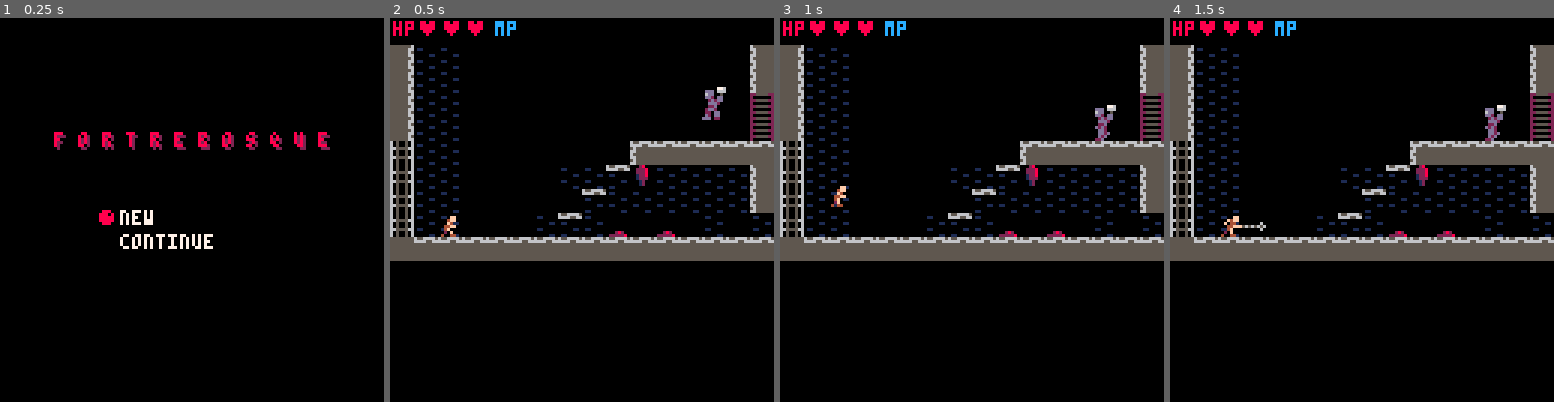
Above: before the commit, frames 1-4 (left to right).
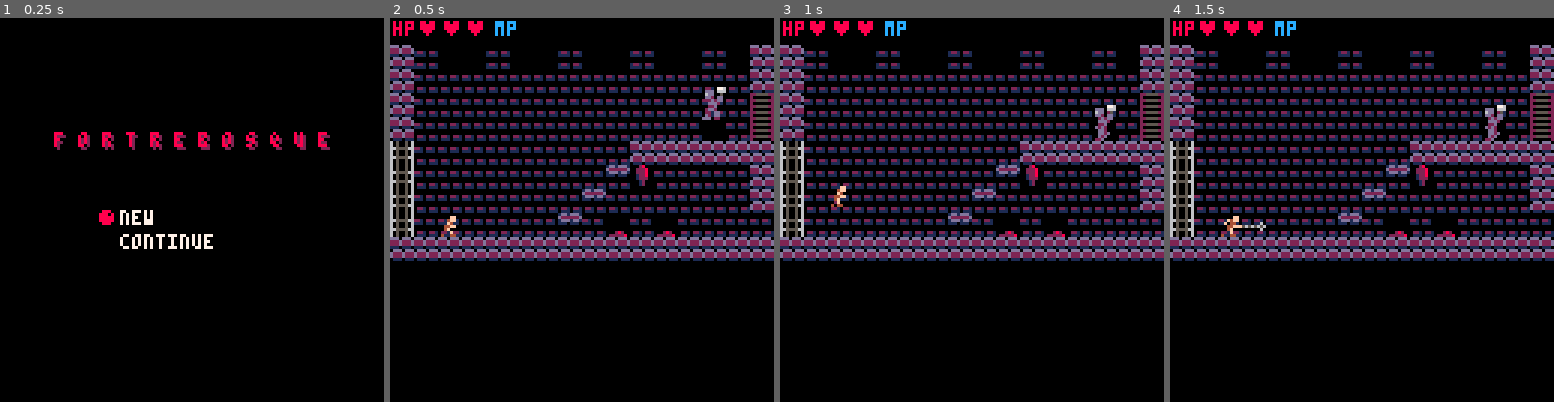
Above: after the commit, the same moments.

Repository: AddisonMink/fortrebosque
Game: PICO-8 cartridge main.p8
Two runs of this game, one before a commit and one after it. Both use one fixed random seed, a clock stepped at 60 frames per second and the inputs below.
Inputs:
- Up to frame 1 (0.25 s): no input
- Up to frame 2 (0.5 s): tap X (X key) at 0.33 s
- Up to frame 3 (1 s): tap O (Z key) at 0.7 s
- Up to frame 4 (1.5 s): tap X (X key) at 1.07 s

Frame 1 is identical in both runs. In frame 2, 26% of the frame differs, in the area x 0-100%, y 7-64%; in frame 3, 26%; in frame 4, 26%.

Commit message:
update map.

Diff:
--- a/main.p8
+++ b/main.p8
@@ -357,33 +357,33 @@
 
 
 __gff__
-0000000004000100000000000000000000000000000000000000000000010000010200000000000001010004000000000101000000000001010101000000000100000000000000000400000000000000000000000000000001000000000000010100000000000000010000000000000102000000000000000100000000000000
+0000000004000100000000000000000000000000000000000000000000000000010000000000000000010004000000000000000000000000000201010000000000000000000000000400000000000000000000000000000001000000000000010100000000000000010000000000000102000000000000000100000000000000
 0000000000000000000000000000000000000000000000000000000000000000000000000000000000000000000000000000000000000000000000000000000000000000000000000000000000000000000000000000000000000000000000000000000000000000000000000000000000000000000000000000000000000000
 __map__
-0000000000000000000000000000003778787878787878787878787878787878787878787878787878787878787878787878787878787878787878787878787820202020202020202020202020202020202020202020202020202020202020202020202020202020202020202020202020202020202020202020202020202020
-0000000000000000000000000000003778780078780078780078780078787878780078787800787800787878007878787878787878000047470000787878787820000000000000000000000000000020200000000000000000000000000000202000000000000000000000000000002020000000000000000000000000000020
-28002c00000000002c00001e1f2c003778004778004700004700004700004700004700780047787847007800470078787878000047000057570000470000787820000000000000000000000000000020200000000000000000000000000000202000000000000000000000000000002020000000000000000000000000000020
-3800001e1f000500000000000000003768005778005700005700005700755700005700780057090057007800570000786800000057000067670000570000005820000000000000000000000000000020200000000000000000000000000000202000000000000000000000000000002020000000000000000000000000000020
-3800000000001d0000002c000000003768716761006700006761006700606760606700000067000067000900670000000000000067000074000000670000005820000000000000000000000000000020200000000000000000000000000000202000000000000000000000000000002020000000000000000000000000000020
-3800000000312028210000000000003768606070707000007070707060606058787070700017000000000000000000000000000000000000000000000000005820000000000000000000000000000020200000000000000000000000000000202000000000000000000000000000002020000000000000000000000000000020
-3800002c00272727000021000000000000000000000000000000000000000058780000000070700000000000707060606000000000000000000000000000005820000000000000000000000000000020200000000000000000000000000000202000000000000000000000000000002020000000000000000000000000000020
-380000000027272700000000210000000000000a0000000000000a0000000058780000000000000070707000000058786870000000000070700000000000705820000000000000000000000000000020200000000000000000000000000000202000000000000000000000000000002020000000000000000000000000000020
-3800001e1f002700002c1e1f0000313060606060607000007060606060606078784848484848484860000000606078782048484860606048486060604848482020202020202020202020202020202020202020202020202020202020202020202020202020202020202020202020202020202020202020202020202020202020
-3827270000000000000000000000003720202020380000213720202020202020202020202020202020000031202020202020202020202020202020202020202020202020202020202020202020202020202020202020202020202020202020202020202020202020202020202020202020202020202020202020202020202020
-382727000000000000000000000000373800000000002100000000000900003738000000000000000000210900000037380000000000003f000000000000003720000000000000000000000000000020200000000000000000000000000000202000000000000000000000000000002020000000000000000000000000000020
-3827270000000000000000000000000600002d00002100002d00002d00002d00002d00002d00002d00212d00002d00000000002d0000003f000000000000003720000000000000000000000000000020200000000000000000000000000000202000000000000000000000000000002020000000000000000000000000000020
-38272700000000000000000000010006000000002100000000000000000a0000000000000000000a2700272100000000000000000000003f000000000000003720000000000000000000000000000020200000000000000000000000000000202000000000000000000000000000002020000000000000000000000000000020
-292727000000000000003130303030303030303030302821000021000021213128210000000000210000000027212731282100006100003f000000000000003720000000000000000000000000000020200000000000000000000000000000202000000000000000000000000000002020000000000000000000000000000020
-292727000000002727210927272727372020202020202028210000000000003738002100000021000000000000000037386100002121213f000000000000003720000000000000000000000000000020200000000000000000000000000000202000000000000000000000000000002020000000000000000000000000000020
-2927270000000000212727272727273720202020380027372821000000000037380000270027002d00002d00002d00000021212100000a3f000000000031302000000000000000000000000000000020200000000000000000000000000000202000000000000000000000000000002020000000000000000000000000000020
-29272700000027212717001700270027272727272717003720282100000000373800000027000000000000001d271d00000000002121213f00000000005f6f000000000000000000004f000000000020200000000000000000000000000000202000000000000000000000000000002020000000000000000000000000000020
-20303030303030303030303030303030303a303a3a2827372020303028213120203a2a2a2a2a2a2a2a2a2a3a382737303030303030303020272130303030302020202020202020202020202020202020202020202020202020202020202020202020202020202020202020202020202020202020202020202020202020202020
-3a3a3a3a3a3a3a3a3a3a3a3a3a3a3a3a3a3a3a3a3a3a273a3a3a3a3a3a213a3a3a3a2a2a2a2a2a2a2a2a2a3a3a2a3a3a3a3a3a3a3a3a3a3a2a213a3a3a3a3a3a20202020202020202020202020202020202020202020202020202020202020202020202020202020202020202020202020202020202020202020202020202020
-3a3a3a3a3a2a2a3a2a2a3a3a3a3a3a3a3a3a3a3a3a2a002a2a3a2a3a2a21003a3a3a2a2a2a2a2a2a2a2a2a3a3a2a3a3a3a3a3a3a3a3a3a3a2a213a3a3a3a3a3a20000000000000000000000000000020200000000000000000000000000000202000000000000000000000000000002020000000000000000000000000000020
-3a3a2a2a3a2a003a002a2a2a2a3a3a3a3a3a2a2a2a0000002a3a2a000021003a3a3a2a2a2a2a2a2a2a2a2a3a2a2a3a3a3a3a3a2a3a2a3a2a00212a3a2a3a3a3a20000000000000000000000000000020200000000000000000000000000000202000000000000000000000000000002020000000000000000000000000000020
-3a2a2a000000003a000000002a2a2a3a3a2a000000000000003a00002100003a3a2a2a2a002a2a2a2a002a3a712a3a3a3a2a2a003a000000002100002a3a3a3a20000000000000000000000000000020200000000000000000000000000000202000000000000000000000000000002020000000000000000000000000000020
-3a2a0000000000000000000000002a3a3a00000000000000000900000000213a3a2a00000000000000000000213e2a2a2a0000000000000000210000002a3a3a20000000000000000000000000000020200000000000000000000000000000202000000000000000000000000000002020000000000000000000000000000020
-3a2a000000000000000000000000000006000100000000000000000021000000000000000000000000000000001d002a2a0000000000000000210000002a3a3a20000000000000000000000000000020200000000000000000000000000000202000000000000000000000000000002020000000000000000000000000000020
-3a2a21000f210000210000210000213a3a21212121213a00002100000021213a3a2121000000000000000021211d213a3a212121212121212121000000002a3a20000000000000000000000000000020200000000000000000000000000000202000000000000000000000000000002020000000000000000000000000000020
-3a04040404040404040404040404043a3a04040404043a04040404040404043a3a0404040404040404040404041d043a3a04040404040404040404040404043a20000000000000000000000000000020200000000000000000000000000000202000000000000000000000000000002020000000000000000000000000000020
-3a2b2b2b2b2b2b2b2b2b2b2b2b2b2b3a3a2b2b2b2b2b3a2b2b2b2b2b2b2b2b3a3a2b2b2b2b2b2b2b2b2b2b2b2b1d2b3a3a2b2b2b2b2b2b2b2b2b2b2b2b2b2b3a20202020202020202020202020202020202020202020202020202020202020202020202020202020202020202020202020202020202020202020202020202020
+0000000000000000000000000000003b78787878787878787878787878787878787878787878787878787878787878787878787878787878787878787878787820202020202020202020202020202020202020202020202020202020202020202020202020202020202020202020202020202020202020202020202020202020
+0000000000000000000000000000003b78780078780078780078780078787878780078787800787800787878007878787878787878000047470000787878787820000000000000000000000000000020200000000000000000000000000000202000000000000000000000000000002020000000000000000000000000000020
+3b002c00000000002c00001e1f2c003b78004778004700004700004700004700004700780047787847007800470078787878000047000057570000470000787820000000000000000000000000000020200000000000000000000000000000202000000000000000000000000000002020000000000000000000000000000020
+3b00001e1f000500000000000000003b68005778005700005700005700755700005700780057090057007800570000786800000057000067670000570000005820000000000000000000000000000020200000000000000000000000000000202000000000000000000000000000002020000000000000000000000000000020
+3b00000000003b0000002c000000003b68716761006700006761006700606760606700000067000067000900670000000000000067000074000000670000005820000000000000000000000000000020200000000000000000000000000000202000000000000000000000000000002020000000000000000000000000000020
+3b000000003b3b3b390000000000003b68606070707000007070707060606058787070700017000000000000000000000000000000000000000000000000005820000000000000000000000000000020200000000000000000000000000000202000000000000000000000000000002020000000000000000000000000000020
+3b00002c003c3c3c000039000000000000000000000000000000000000000058780000000070700000000000707060606000000000000000000000000000005820000000000000000000000000000020200000000000000000000000000000202000000000000000000000000000002020000000000000000000000000000020
+3b000000003c3c3c00000000390000000000000a0000000000000a0000000058780000000000000070707000000058786870000000000070700000000000705820000000000000000000000000000020200000000000000000000000000000202000000000000000000000000000002020000000000000000000000000000020
+3b00001e1f003d00002c1e1f00003b3b60606060607000007060606060606078784848484848484860000000606078782048484860606048486060604848482020202020202020202020202020202020202020202020202020202020202020202020202020202020202020202020202020202020202020202020202020202020
+3b3d00003d00003d00003d00003d003b3b3b3b3b3b0000393b3b3b3b3b3b3b3b3b3b3b3b3b3b3b3b3b00003b3b3b3b3b3b3b3b3b3b3b3b3b3b3b3b3b3b3b3b3b20202020202020202020202020202020202020202020202020202020202020202020202020202020202020202020202020202020202020202020202020202020
+3b3c3c3c3c3c3c3c3c3c3c3c3c3c3c3b3b00000000003900000000000900003b3b00000000000000000039090000003b3b0000000000003b000000000000003b20000000000000000000000000000020200000000000000000000000000000202000000000000000000000000000002020000000000000000000000000000020
+3b3c3c3c3c3c3c3c3c3c3c3c3c3c3c0600002d00003900002d00002d00002d00002d00002d00002d00392d00002d00000000002d0000003b000000000000003b20000000000000000000000000000020200000000000000000000000000000202000000000000000000000000000002020000000000000000000000000000020
+3b3c3c3c3c3c3c3c3c3c3c3c3c013c06000000003900000000000000000a0000000000000000000a3c003c3900000000000000000000003b000000000000003b20000000000000000000000000000020200000000000000000000000000000202000000000000000000000000000002020000000000000000000000000000020
+293c3c3c3c3c3c3c3c3c3b3b3b3b3b3b3b3b3b3b3b3b3b39000039000039393b3b39000000000039000000003c393c3b3b3900006100003b000000000000003b20000000000000000000000000000020200000000000000000000000000000202000000000000000000000000000002020000000000000000000000000000020
+293c3c3c3c3c3c3c3c39093c3c3c3c3b3b3b3b3b3b3b3b3b390000000000003b3b00390000003900000000000000003b3b6100003939393b000000000000003b20000000000000000000000000000020200000000000000000000000000000202000000000000000000000000000002020000000000000000000000000000020
+293c3c3c3c3c3c3c393c3c3c3c3c3c3b3b3b3b3b3b3c3c3b3b3900000000003b3b00003c003c002d00002d00002d00000039393900000a3b00000000003b3b3b00000000000000000000000000000020200000000000000000000000000000202000000000000000000000000000002020000000000000000000000000000020
+293c3c3c3c3c3c393c173c173c3c3c3c3c3c3c3c3c173c3b3b3b39000000003b3b0000003c000000000000003b3c3b00000000003939393b00000000005f6f000000000000000000004f000000000020200000000000000000000000000000202000000000000000000000000000002020000000000000000000000000000020
+3b3b3b3b3b3b3b3b3b3b3b3b3b3b3b3b3b3b3b3b3b3b3c3b3b3b3b3b3b393b3b3b3a2a2a2a2a2a2a2a2a2a3a3b3c3b3b3b3b3b3b3b3b3b3b3c393b3b3b3b3b3b20202020202020202020202020202020202020202020202020202020202020202020202020202020202020202020202020202020202020202020202020202020
+3a3a3a3a3a3a3a3a3a3a3a3a3a3a3a3a3a3a3a3a3a3a3c3a3a3a3a3a3a393a3a3a3a2a2a2a2a2a2a2a2a2a3a3a2a3a3a3a3a3a3a3a3a3a3a2a393a3a3a3a3a3a20202020202020202020202020202020202020202020202020202020202020202020202020202020202020202020202020202020202020202020202020202020
+3a3a3a3a3a2a2a3a2a2a3a3a3a3a3a3a3a3a3a3a3a2a002a2a3a2a3a2a39003a3a3a2a2a2a2a2a2a2a2a2a3a3a2a3a3a3a3a3a3a3a3a3a3a2a393a3a3a3a3a3a20000000000000000000000000000020200000000000000000000000000000202000000000000000000000000000002020000000000000000000000000000020
+3a3a2a2a3a2a003a002a2a2a2a3a3a3a3a3a2a2a2a0000002a3a2a000039003a3a3a2a2a2a2a2a2a2a2a2a3a2a2a3a3a3a3a3a2a3a2a3a2a00392a3a2a3a3a3a20000000000000000000000000000020200000000000000000000000000000202000000000000000000000000000002020000000000000000000000000000020
+3a2a2a000000003a000000002a2a2a3a3a2a000000000000003a00003900003a3a2a2a2a002a2a2a2a002a3a712a3a3a3a2a2a003a000000003900002a3a3a3a20000000000000000000000000000020200000000000000000000000000000202000000000000000000000000000002020000000000000000000000000000020
+3a2a0000000000000000000000002a3a3a00000000000000000900000000393a3a2a00000000000000000000393e2a2a2a0000000000000000390000002a3a3a20000000000000000000000000000020200000000000000000000000000000202000000000000000000000000000002020000000000000000000000000000020
+3a2a000000000000000000000000000006000100000000000000000039000000000000000000000000000000003b002a2a0000000000000000390000002a3a3a20000000000000000000000000000020200000000000000000000000000000202000000000000000000000000000002020000000000000000000000000000020
+3a2a39000f390000390000390000393a3a39393939393a00003900000039393a3a3939390000000000000039393b393a3a393939393939393939000000002a3a20000000000000000000000000000020200000000000000000000000000000202000000000000000000000000000002020000000000000000000000000000020
+3a04040404040404040404040404043a3a04040404043a04040404040404043a3a0404040404040404040404043b043a3a04040404040404040404040404043a20000000000000000000000000000020200000000000000000000000000000202000000000000000000000000000002020000000000000000000000000000020
+3a2b2b2b2b2b2b2b2b2b2b2b2b2b2b3a3a2b2b2b2b2b3a2b2b2b2b2b2b2b2b3a3a2b2b2b2b2b2b2b2b2b2b2b2b3b2b3a3a2b2b2b2b2b2b2b2b2b2b2b2b2b2b3a20202020202020202020202020202020202020202020202020202020202020202020202020202020202020202020202020202020202020202020202020202020
Not shown, changed: 24 lines of the sprite sheet (__gfx__) section of main.p8
